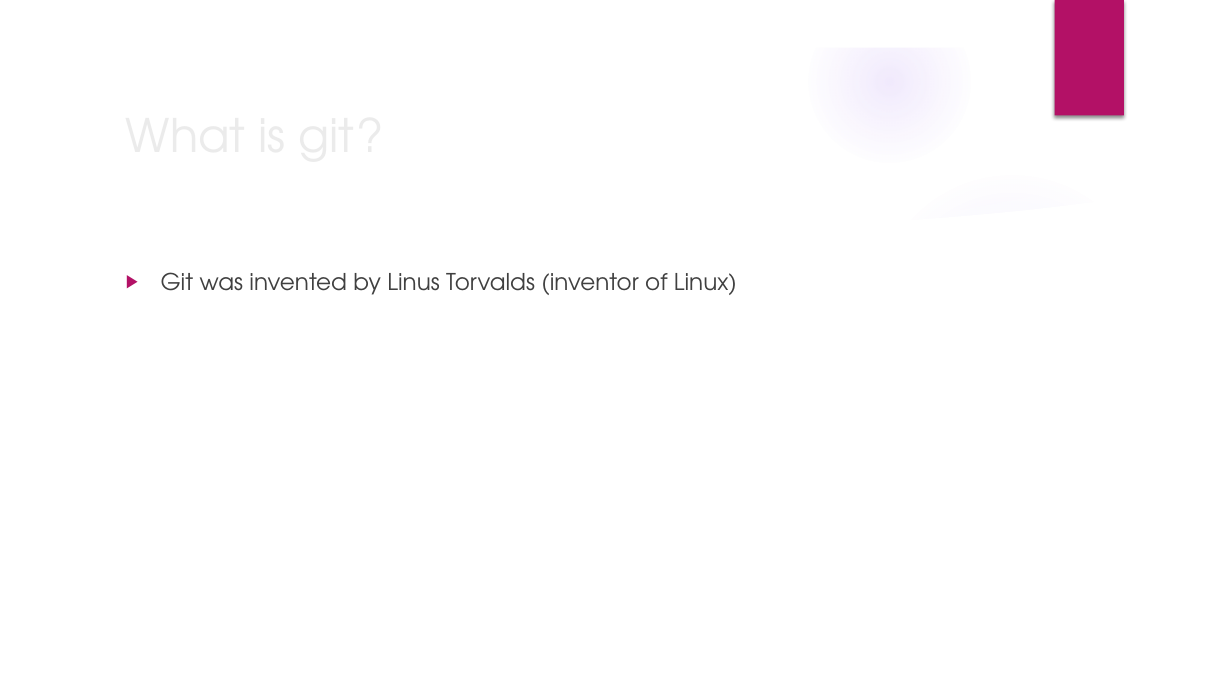
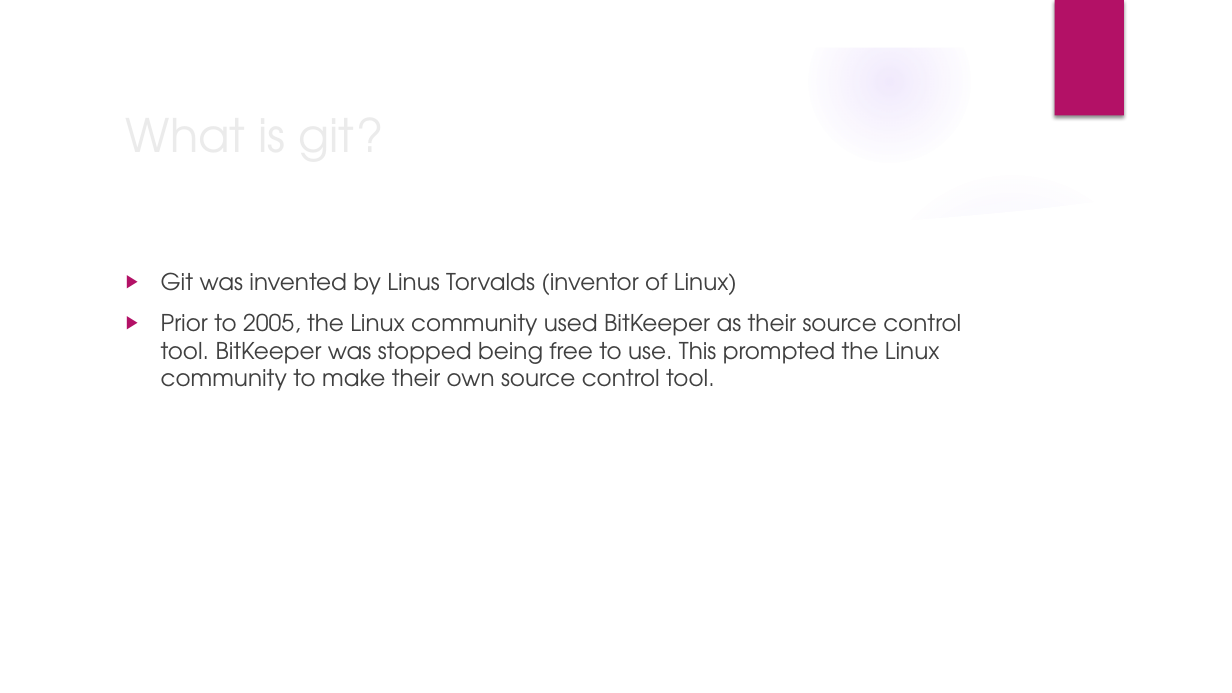
Before and after one commit to cdobos/git_session, a slide deck: slide 4 of Intro to git.pptx. Drawn at 1232x693 pixels with LibreOffice and Linux fonts; fonts in the diff are those of the drawing; background and template pictures are left out. Boxes give left, top, right and bottom in pixels: in the first picture for what was removed or moved away, otherwise in the second. Text is boxed around its words. In the diff, an @@ line names an element or a change of style, - is before the commit and + after.

```diff
--- a/Intro to git.pptx
+++ b/Intro to git.pptx
@@ text at (x1=161, y1=313, x2=961, y2=391): paragraph added @@
+▶ Prior to 2005, the Linux community used BitKeeper as their source control tool. BitKeeper was stopped being free to use. This prompted the Linux community to make their own source control tool.
```
Also in this commit, not shown: 2 other slides changed.
